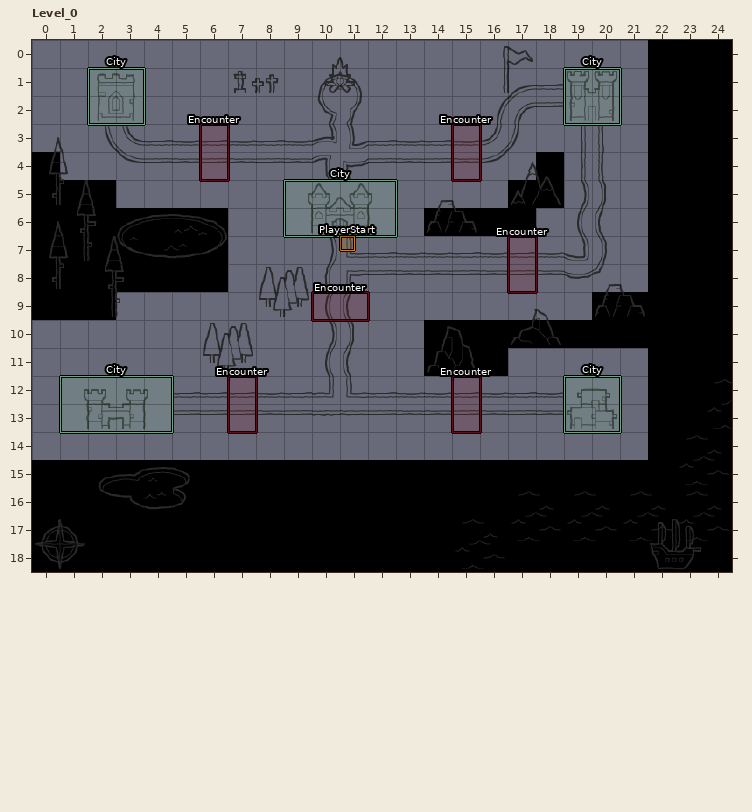
Two versions of a level (LDtk project, res/levels/world.ldtk). That is the earlier state.
Cells are 32x32 px. Shown: Level_0 x 0..24, y 0..18. Not drawn, because the pictures are missing: unchanged layer "background".
After:
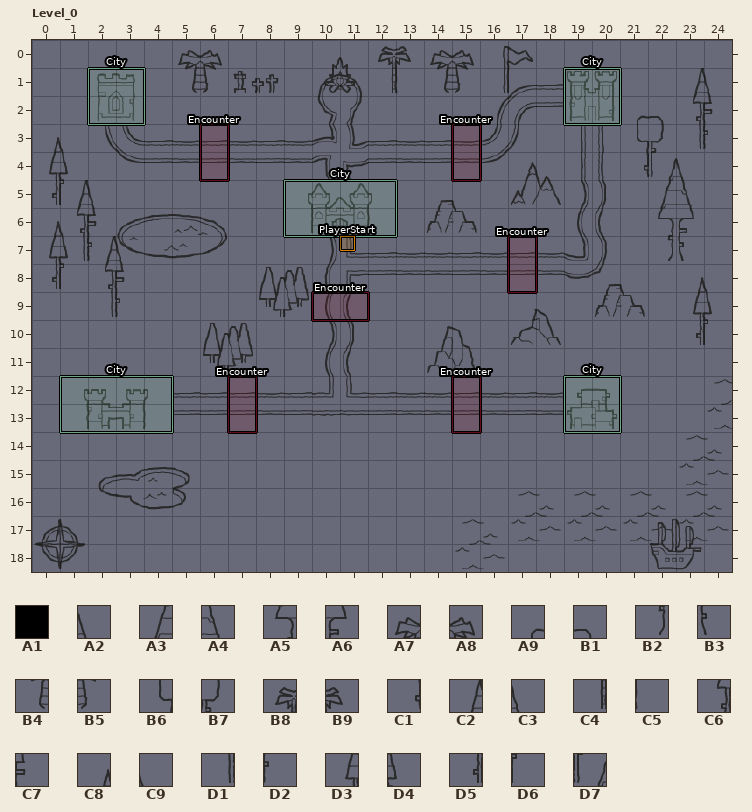
Key: from "Collision": A1 1 "Solid"; from "Map_sheet2": A2 163, A3 182, A4 183, A5 202, A6 203, A7 208, A8 209, A9 220, B1 221, B2 222, B3 223, B4 228, B5 229, B6 240, B7 241, B8 248, B9 249, C1 260, C2 262, C3 263, C4 268, C5 269, C6 282, C7 283, C8 300, C9 301, D1 302, D2 303, D3 320, D4 321, D5 340, D6 341, D7 261 under 162.
__ is an empty cell.
Change:
Layer "Collision" (now hidden):
Tile A1 is gone in rows 0 to 3 at x 22 to 24; in row 4 at x 0, 18 and 22 to 24; in row 5 at x 0 to 2, 17 to 18 and 22 to 24; in row 6 at x 0 to 6, 14 to 17 and 22 to 24; in rows 7 to 8 at x 0 to 6 and 22 to 24; in row 9 at x 0 to 2 and 20 to 24.
Tile A1 is gone in row 10 at x 14 to 24; in row 11 at x 14 to 16 and 22 to 24; in rows 12 to 14 at x 22 to 24; in rows 15 to 18 at x 0 to 24.
Layer "Tiles":
The edit adds tile A2 in row 4 at x 23.
The edit adds tile A3 in row 5 at x 22.
The edit adds tile A4 in row 5 at x 23.
The edit adds tile A5 in row 6 at x 22.
The edit adds tile A6 in row 6 at x 23.
The edit adds tile A7 in row 0 at x 5 and 14.
The edit adds tile A8 in row 0 at x 6 and 15.
The edit adds tile A9 in row 2 at x 21.
The edit adds tile B1 in row 2 at x 22.
The edit adds tile B2 in row 7 at x 22.
The edit adds tile B3 in row 7 at x 23.
The edit adds tile B4 in row 1 at x 5 and 14.
The edit adds tile B5 in row 1 at x 6 and 15.
The edit adds tile B6 in row 3 at x 21.
The edit adds tile B7 in row 3 at x 22.
The edit adds tile B8 in row 0 at x 12.
The edit adds tile B9 in row 0 at x 13.
The edit adds tile C1 in row 4 at x 21.
The edit adds tile C2 in row 1 at x 23.
The edit adds tile C3 in row 1 at x 24.
The edit adds tile C4 in row 1 at x 12.
The edit adds tile C5 in row 1 at x 13.
The edit adds tile C6 in row 2 at x 23.
The edit adds tile C7 in row 2 at x 24.
The edit adds tile C8 in row 8 at x 23.
The edit adds tile C9 in row 8 at x 24.
The edit adds tile D1 in row 3 at x 23.
The edit adds tile D2 in row 3 at x 24.
The edit adds tile D3 in row 9 at x 23.
The edit adds tile D4 in row 9 at x 24.
The edit adds tile D5 in row 10 at x 23.
The edit adds tile D6 in row 10 at x 24.
The edit adds tile D7 in row 4 at x 22.
